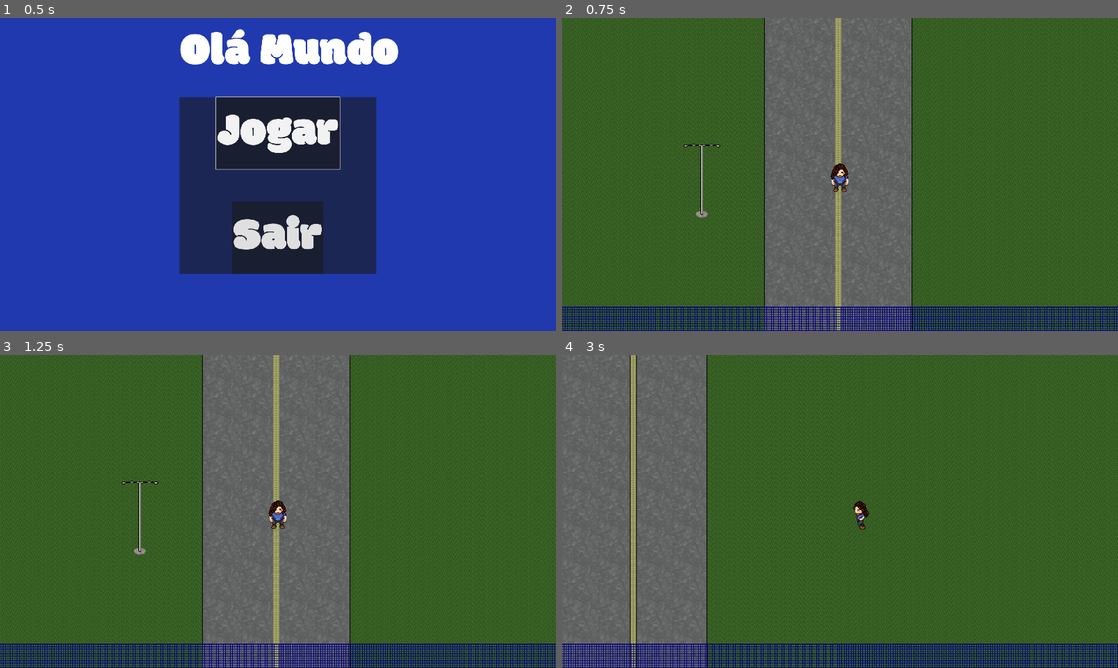
Above: before the commit, frames 1-4 (two rows, left to right).
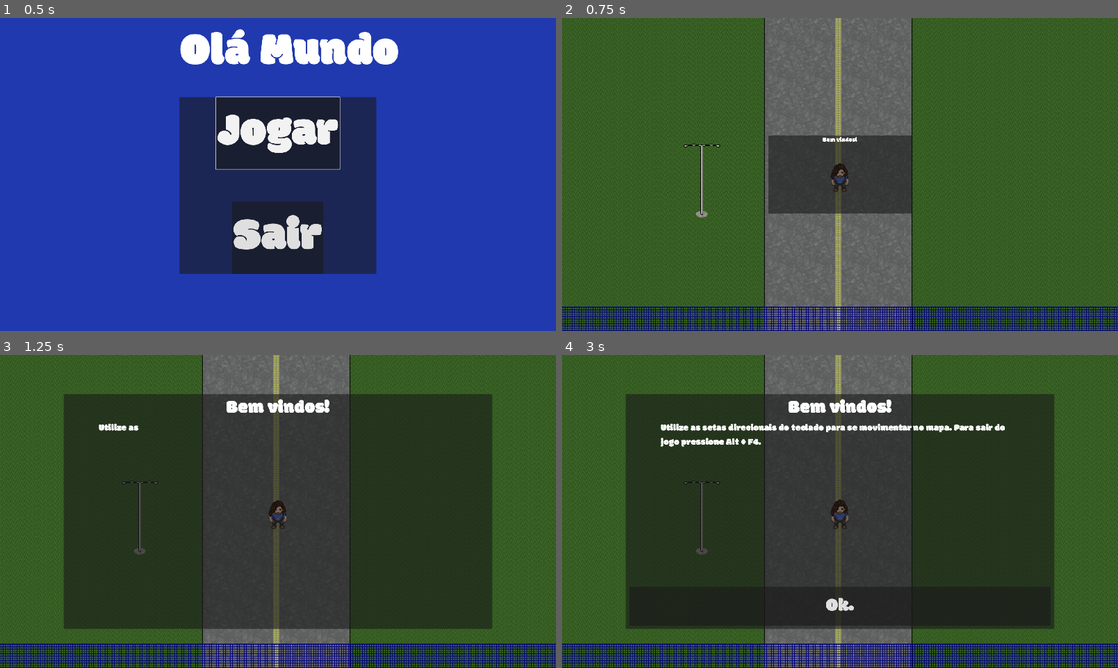
Above: after the commit, the same moments.

Repository: profgstv/ola-mundo-sab-manha
Game: Godot game, scene res://scenes/title_screen.tscn
The game is run twice, just before and just after one commit, with the same random seed, the same clock (stepped at 60 frames per second) and the same inputs.
Inputs:
- Up to frame 1 (0.5 s): no input
- Up to frame 2 (0.75 s): click "Jogar" at 0.5 s
- Up to frame 3 (1.25 s): no input
- Up to frame 4 (3 s): tap Enter (ui_accept) at 1.25, 1.52, 2.27 s; hold Right (ui_right) 1.28-2.78 s; hold Left (ui_left) from 2.78 s (still down)

Frame 1 is identical in both runs. In frame 2, 6.3% of the frame differs, in the area x 37-63%, y 37-63%; in frame 3, 57%; in frame 4, 80%, in the area x 0-100%, y 0-100%.

Commit message:
Finalização da Cena Template de Diálogo

Diff:
--- a/project.godot
+++ b/project.godot
@@ -14,6 +14,10 @@
 run/main_scene="res://scenes/title_screen.tscn"
 config/features=PackedStringArray("4.6", "GL Compatibility")
 config/icon="res://icon.svg"
+
+[autoload]
+
+Global="*uid://dx4eml8kojfta"
 
 [display]
 
--- a/scenes/level01.tscn
+++ b/scenes/level01.tscn
@@ -1,6 +1,7 @@
 [gd_scene format=4 uid="uid://ds62s3e52nk25"]
 
 [ext_resource type="PackedScene" uid="uid://bd6d860f5hjuf" path="res://scenes/templates/grass_and_path.tscn" id="1_8es24"]
+[ext_resource type="Script" uid="uid://c4bkhumc6ruws" path="res://scripts/level_01.gd" id="1_41r67"]
 [ext_resource type="PackedScene" uid="uid://doysqa4mplu8m" path="res://scenes/templates/player.tscn" id="2_8es24"]
 [ext_resource type="Texture2D" uid="uid://ce2q1jcnktqrj" path="res://assets/tiles/fcsbc_gates_and_fences.png" id="3_gbk3v"]
 [ext_resource type="PackedScene" uid="uid://dvdplw0xgpq6b" path="res://scenes/templates/fabrica_predio.tscn" id="4_l8gd6"]
@@ -90,6 +91,7 @@
 
 [node name="Level01" type="Node2D" unique_id=3284178]
 y_sort_enabled = true
+script = ExtResource("1_41r67")
 
 [node name="GrassAndPath" parent="." unique_id=1533933408 instance=ExtResource("1_8es24")]
 tile_map_data = PackedByteArray("AAAAAAAAAAAAAAUAAAAAAAEAAAAAAAUAAAAAAAIAAAAAAAUAAAAAAAMAAAAAAAUAAAAAAAQAAAAAAAUAAAAAAA …(39920 unchanged characters)…
--- /dev/null
+++ b/scripts/global.gd
@@ -0,0 +1,21 @@
+extends Node
+
+const INSTANCIAR_DIALOGO: PackedScene = preload("res://scenes/templates/dialogo.tscn")
+
+var dialogo: CanvasLayer
+var dialogo_esta_ativo: bool = false
+
+func criar_dialogo(titulo: String, mensagem: String, nomes_botoes: Array[String], funcs_botoes: Array[Callable], node_atual: Node) -> void:
+	dialogo = INSTANCIAR_DIALOGO.instantiate()
+	dialogo.titulo = titulo
+	dialogo.mensagem = mensagem
+	dialogo.nomes_botoes = nomes_botoes
+	dialogo.funcs_botoes = funcs_botoes
+	dialogo_esta_ativo = true
+	node_atual.add_child(dialogo)
+	pass
+
+func destruir_dialogo() -> void:
+	dialogo_esta_ativo = false
+	dialogo.queue_free()
+	pass
--- /dev/null
+++ b/scripts/level_01.gd
@@ -0,0 +1,18 @@
+extends Node2D
+
+
+# Called when the node enters the scene tree for the first time.
+func _ready() -> void:
+	Global.criar_dialogo(
+		"Bem vindos!",
+		"Utilize as setas direcionais do teclado para se movimentar no mapa. Para sair do jogo pressione Alt + F4.",
+		["Ok."],
+		[func(): Global.destruir_dialogo()],
+		$"."
+	)
+	pass # Replace with function body.
+
+
+# Called every frame. 'delta' is the elapsed time since the previous frame.
+func _process(delta: float) -> void:
+	pass
--- a/scripts/player.gd
+++ b/scripts/player.gd
@@ -32,3 +32,9 @@
 		sprite_animation("up", "run")
 	else:
 		sprite_animation(sprite_direction, "idle")
+
+func _process(_delta: float) -> void:
+	set_physics_process(! Global.dialogo_esta_ativo)
+	if Global.dialogo_esta_ativo:
+		sprite_animation(sprite_direction, "idle")
+	pass
Not shown, added: scripts/global.gd.uid
Not shown, added: scripts/level_01.gd.uid
